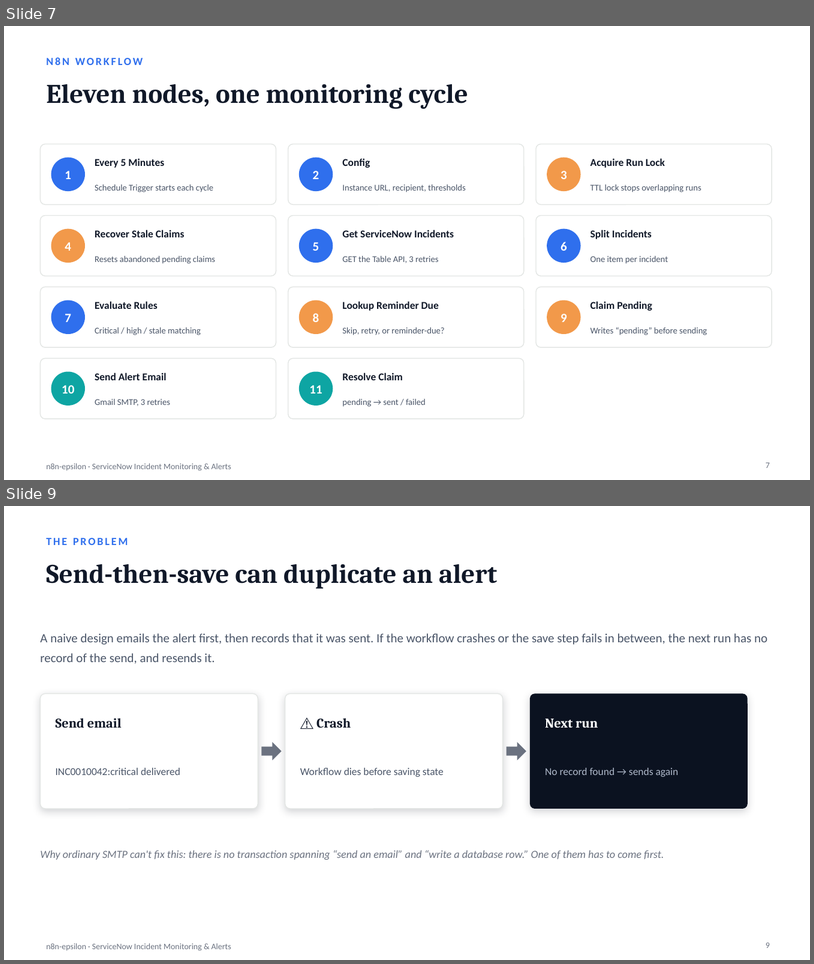
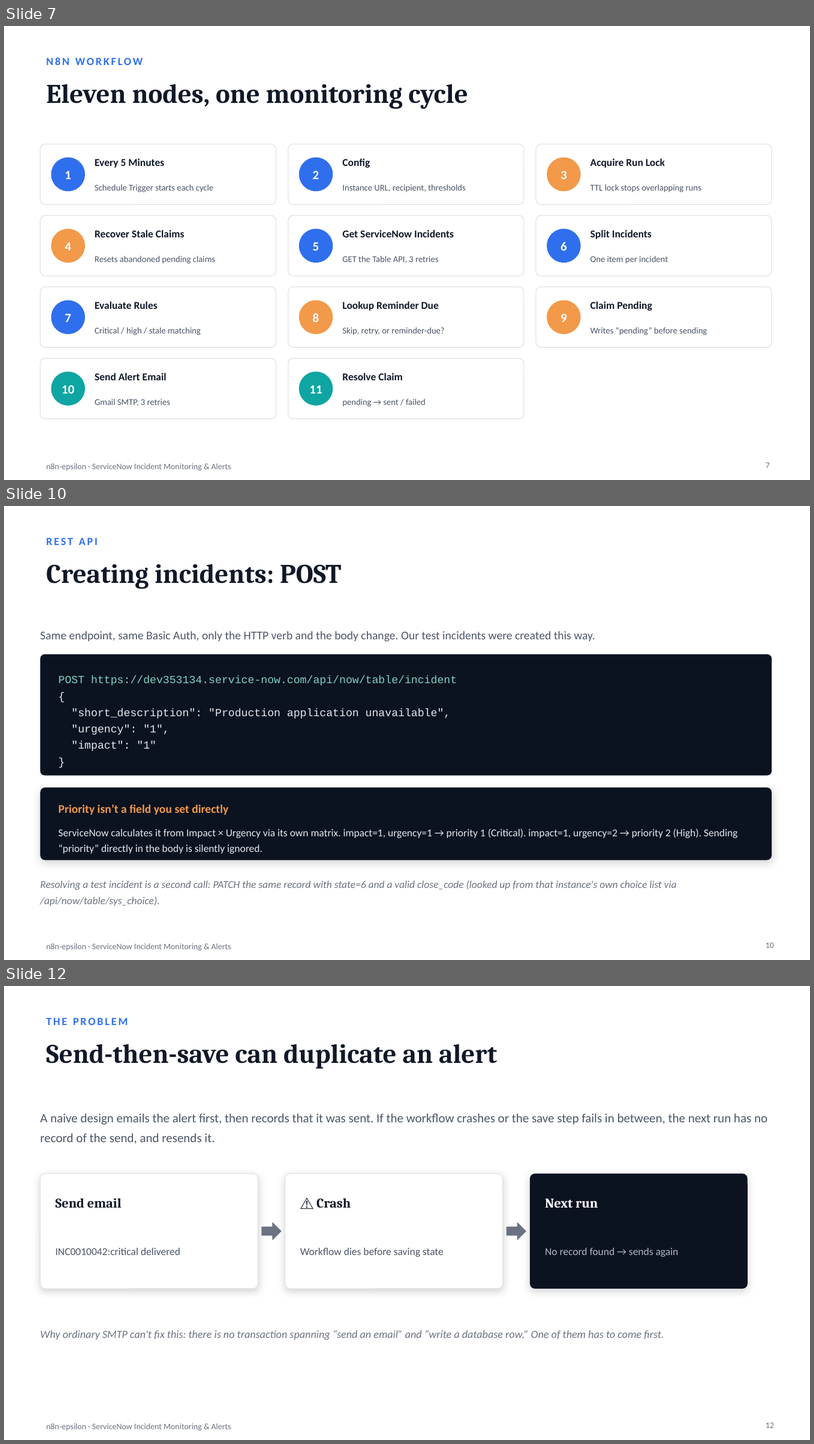
Before and after one commit to Chethan616/n8n-epsilon, a slide deck: n8n-epsilon-detailed.pptx. Shown one above the other, each under a label of ours: slides 7 and 9 before the commit, slides 7, 10 and 12 after it; the slides between them are not shown. The pictures are 814x964 and 814x1444 pixels, drawn with LibreOffice and Linux fonts; fonts in the diff are those of the drawing. Boxes give left, top, right and bottom in pixels: in the first picture for what was removed or moved away, otherwise in the second. Text is boxed around its words. In the diff, an @@ line names an element or a change of style, - is before the commit and + after.

Commit message:
Add REST API deep-dive slides, remove testing slide
- new slides covering GET (retrieving incidents) and POST (creating
  them) against the ServiceNow Table API, with the actual endpoint,
  query params, and the impact/urgency-calculates-priority gotcha
- new REST API Integration section, renumbered Reliability/Delivery
  sections accordingly
- removed the Testing Results slide and its section framing; a live
  demo replaces it

```diff
--- a/n8n-epsilon-detailed.pptx
+++ b/n8n-epsilon-detailed.pptx
@@ slide 10 added at (x1=4, y1=506, x2=810, y2=960), background #FFFFFF; not listed: 1 template element that a slide beside it also shows @@
@@ text added at (x1=46, y1=538, x2=98, y2=545), 13 pt, text #2F6FED, bold @@
+REST API
@@ title added at (x1=46, y1=564, x2=341, y2=589), 32 pt, text #101828, bold @@
+Creating incidents: POST
@@ text added at (x1=40, y1=631, x2=595, y2=642), 14 pt, text #4A5568 @@
+Same endpoint, same Basic Auth, only the HTTP verb and the body change. Our test incidents were created this way.
@@ rounded rectangle added at (x1=40, y1=654, x2=772, y2=775), fill #0B1220 @@
@@ text added at (x1=59, y1=676, x2=457, y2=751), 13 pt, text #E5E9F0 @@
+POST https://dev353134.service-now.com/api/now/table/incident
+{
+"short_description": "Production application unavailable",
+"urgency": "1",
+"impact": "1"
+}
@@ rounded rectangle added at (x1=40, y1=787, x2=772, y2=860), fill #0B1220 @@
@@ text added at (x1=59, y1=804, x2=228, y2=814), 14 pt, text #F2994A, bold @@
+Priority isn’t a field you set directly
@@ text added at (x1=59, y1=828, x2=738, y2=853), 12.5 pt, text #E5E9F0 @@
+ServiceNow calculates it from Impact × Urgency via its own matrix. impact=1, urgency=1 → priority 1 (Critical). impact=1, urgency=2 → priority 2 (High). Sending “priority” directly in the body is silently ignored.
@@ text added at (x1=40, y1=880, x2=677, y2=906), 12.5 pt, text #6B7280, italic @@
+Resolving a test incident is a second call: PATCH the same record with state=6 and a valid close_code (looked up from that instance's own choice list via /api/now/table/sys_choice).
@@ page number added at (x1=766, y1=942, x2=774, y2=948), 10 pt, text #6B7280 @@
+10
@@ what was slide 9 is now slide 12 @@
@@ page number at (x1=766, y1=1422, x2=774, y2=1428): text changed @@
-9
+12
```
Also in this commit, not shown: 2 slides changed, 2 other slides added, 1 slide removed.
